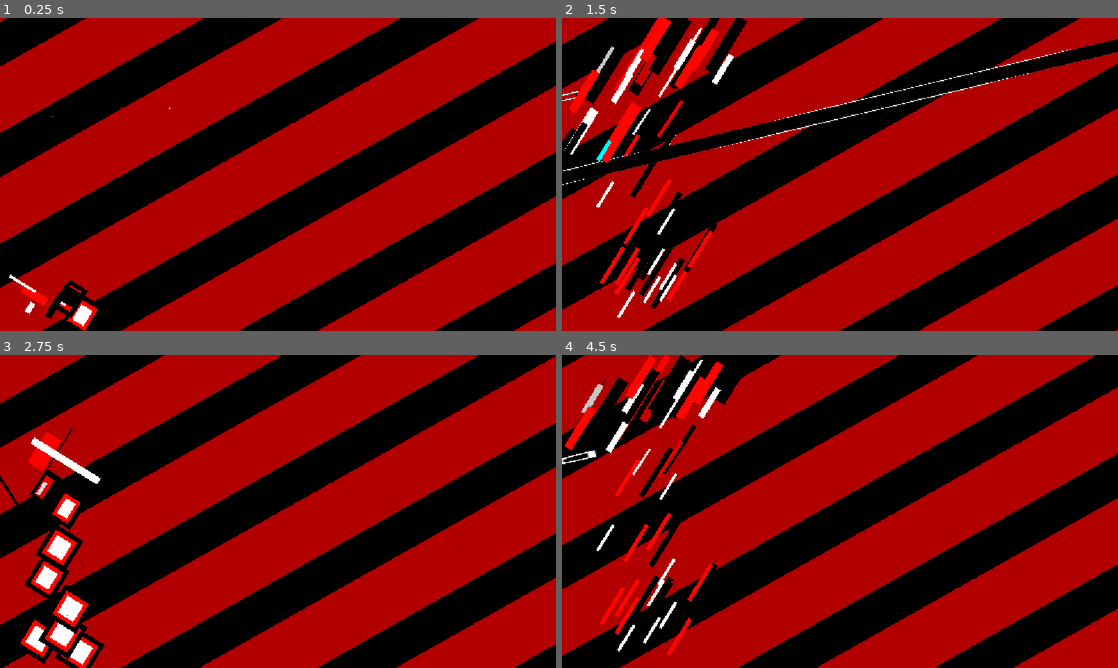
Above: before the commit, frames 1-4 (two rows, left to right).
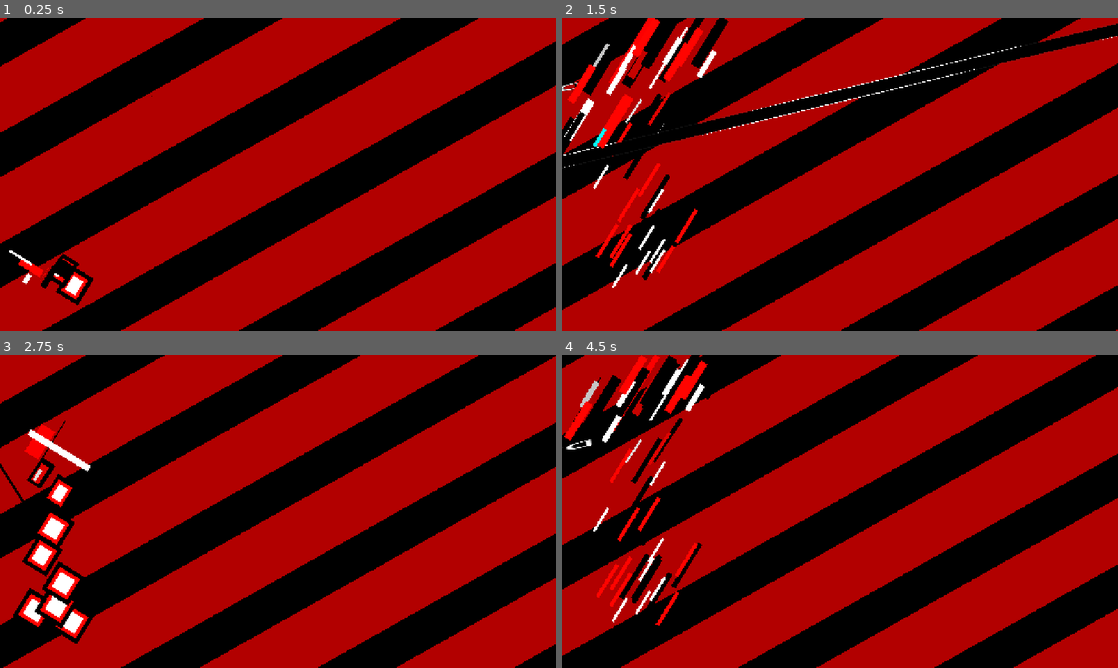
Above: after the commit, the same moments.

Repository: chesedcore/Daemon-ex-Machina
Game: Godot game, scene res://core/master.tscn
Same seed, same stepped clock (60 frames per second), same inputs: the game is played once before the commit and once after it.
Inputs (mouse positions are in pixels of both pictures, inside the frame that each line leads up to):
- Up to frame 1 (0.25 s): no input
- Up to frame 2 (1.5 s): move the mouse to (962, 158) at 0.52 s; tap Z (fly_in) at 0.6 s; click (962, 158) at 0.67 s; move the mouse to (728, 190) at 1.27 s; tap X (fly_out) at 1.35 s; click (728, 190) at 1.42 s
- Up to frame 3 (2.75 s): move the mouse to (333, 442) at 2.02 s; tap Z (fly_in) at 2.1 s; click (333, 442) at 2.17 s
- Up to frame 4 (4.5 s): move the mouse to (812, 574) at 2.77 s; tap X (fly_out) at 2.85, 4.35 s; click (812, 574) at 2.92 s; move the mouse to (1006, 558) at 3.52 s; tap Z (fly_in) at 3.6 s; click (1006, 558) at 3.67 s; move the mouse to (673, 464) at 4.27 s; click (673, 464) at 4.42 s

The runs differ from the first frame. In frame 1, 2.3% of the frame differs, in the area x 0-100%, y 0-100%; in frame 2, 14%; in frame 3, 6.2%; in frame 4, 7.4%.

Commit message:
changed resolution (and broke everything)

Diff:
--- a/daemon-ex-machina/core/master.tscn
+++ b/daemon-ex-machina/core/master.tscn
@@ -17,6 +17,8 @@
 anchor_bottom = 1.0
 grow_horizontal = 2
 grow_vertical = 2
+size_flags_horizontal = 3
+size_flags_vertical = 3
 
 [node name="MainMenu" parent="Game" instance=ExtResource("1_l4f7p")]
 layout_mode = 1
--- a/daemon-ex-machina/project.godot
+++ b/daemon-ex-machina/project.godot
@@ -10,7 +10,7 @@
 
 [application]
 
-config/name="DaemonExMachina"
+config/name="DaemonExeMachina"
 run/main_scene="uid://jp133k8cknyo"
 config/features=PackedStringArray("4.5", "Mobile")
 config/icon="res://icon.svg"
@@ -26,7 +26,10 @@
 
 [display]
 
+window/size/viewport_width=1280
+window/size/viewport_height=720
 window/stretch/mode="canvas_items"
+window/stretch/aspect="expand"
 
 [gui]
 
--- a/daemon-ex-machina/scenes/GameNode.tscn
+++ b/daemon-ex-machina/scenes/GameNode.tscn
@@ -20,7 +20,6 @@
 pivot_offset = Vector2(20, 20)
 color = Color(0, 0, 0, 1)
 script = ExtResource("1_n8tad")
-metadata/_custom_type_script = "uid://dx06tggmku35n"
 
 [node name="Cascade" type="Control" parent="."]
 layout_mode = 3
@@ -30,7 +29,6 @@
 begin_on_ready = true
 tween_in_time = 0.9
 stagger_time = 0.2
-metadata/_custom_type_script = "uid://dw42inhbwtavm"
 metadata/_edit_use_anchors_ = true
 
 [node name="FactionRect" type="ColorRect" parent="Cascade"]
@@ -43,7 +41,6 @@
 pivot_offset = Vector2(15, 15)
 color = Color(1, 0, 0, 1)
 script = ExtResource("1_n8tad")
-metadata/_custom_type_script = "uid://dx06tggmku35n"
 
 [node name="FunctionRect" type="ColorRect" parent="Cascade"]
 layout_mode = 0
@@ -54,4 +51,3 @@
 rotation = 0.7857007
 pivot_offset = Vector2(10, 10)
 script = ExtResource("1_n8tad")
-metadata/_custom_type_script = "uid://dx06tggmku35n"
--- a/daemon-ex-machina/scenes/credits.tscn
+++ b/daemon-ex-machina/scenes/credits.tscn
@@ -51,7 +51,6 @@
 begin_on_ready = true
 tween_in_time = 0.3
 stagger_time = 0.01
-metadata/_custom_type_script = "uid://dw42inhbwtavm"
 metadata/_edit_lock_ = true
 
 [node name="RandomShit54" type="ColorRect" parent="Cascade"]
@@ -459,29 +458,21 @@
 
 [node name="HorizontalLineRndmSht5" type="ColorRect" parent="Cascade"]
 layout_mode = 1
-anchors_preset = -1
-anchor_left = -0.009620097
-anchor_top = -0.1542983
-anchor_right = 0.15248434
-anchor_bottom = 1.1489373
-offset_right = 678.0781
-offset_bottom = -833.07526
+offset_left = 9.812742
+offset_top = -28.252842
+offset_right = 773.0514
+offset_bottom = -18.016363
 rotation = 1.2980464
 color = Color(0.9882353, 0, 0, 1)
-metadata/_edit_use_anchors_ = true
 
 [node name="HorizontalLineRndmSht6" type="ColorRect" parent="Cascade"]
 material = SubResource("ShaderMaterial_wu84c")
 layout_mode = 1
-anchors_preset = -1
-anchor_left = -0.009620097
-anchor_top = -0.1542983
-anchor_right = 0.15248434
-anchor_bottom = 1.1489373
-offset_right = 678.0781
-offset_bottom = -833.07526
+offset_left = 16.786255
+offset_top = -4.6954684
+offset_right = 694.8644
+offset_bottom = 6.442513
 rotation = 1.2980464
-metadata/_edit_use_anchors_ = true
 
 [node name="RandomShit84" type="ColorRect" parent="Cascade"]
 layout_mode = 0
@@ -679,33 +670,21 @@
 
 [node name="HorizontalLineRndmSht8" type="ColorRect" parent="Cascade"]
 layout_mode = 1
-anchors_preset = -1
-anchor_left = -0.009620097
-anchor_top = -0.1542983
-anchor_right = 0.15248434
-anchor_bottom = 1.1489373
-offset_left = 1056.073
-offset_top = -13.50177
-offset_right = 1734.1511
-offset_bottom = -846.577
+offset_left = 1038.374
+offset_top = -86.20726
+offset_right = 1859.6147
+offset_bottom = -72.81804
 rotation = 1.7651002
 color = Color(0.9882353, 0, 0, 1)
-metadata/_edit_use_anchors_ = true
 
 [node name="HorizontalLineRndmSht9" type="ColorRect" parent="Cascade"]
 material = SubResource("ShaderMaterial_wu84c")
 layout_mode = 1
-anchors_preset = -1
-anchor_left = -0.009620097
-anchor_top = -0.1542983
-anchor_right = 0.15248434
-anchor_bottom = 1.1489373
-offset_left = 1056.073
-offset_top = -13.50177
-offset_right = 1734.1511
-offset_bottom = -846.577
+offset_left = 1047.0
+offset_top = -129.0
+offset_right = 1911.8225
+offset_bottom = -114.87024
 rotation = 1.7651002
-metadata/_edit_use_anchors_ = true
 
 [node name="RandomShit102" type="ColorRect" parent="Cascade"]
 layout_mode = 0
--- a/daemon-ex-machina/scenes/main_menu.tscn
+++ b/daemon-ex-machina/scenes/main_menu.tscn
@@ -72,7 +72,6 @@
 cascade_one = NodePath("MenuShit/Cascade1")
 cascade_two = NodePath("MenuShit/Cascade2")
 menu = NodePath("MenuShit")
-metadata/_edit_lock_ = true
 
 [node name="ColorRect" type="ColorRect" parent="."]
 z_index = -10
@@ -83,7 +82,6 @@
 anchor_bottom = 1.0
 grow_horizontal = 2
 grow_vertical = 2
-metadata/_edit_lock_ = true
 
 [node name="MenuShit" type="Control" parent="." node_paths=PackedStringArray("cascade_one", "cascade_two", "extras_dock")]
 layout_mode = 1
@@ -96,7 +94,6 @@
 cascade_one = NodePath("Cascade1")
 cascade_two = NodePath("Cascade2")
 extras_dock = NodePath("Extra")
-metadata/_edit_lock_ = true
 
 [node name="Cascade1" type="Control" parent="MenuShit"]
 layout_mode = 1
@@ -109,8 +106,6 @@
 cascade_type = 2
 begin_on_ready = true
 stagger_time = 0.02
-metadata/_custom_type_script = "uid://dw42inhbwtavm"
-metadata/_edit_lock_ = true
 
 [node name="RandomShit21" type="ColorRect" parent="MenuShit/Cascade1"]
 layout_mode = 0
@@ -516,28 +511,22 @@
 color = Color(0, 0, 0, 1)
 
 [node name="HorizontalLineRndmSht2" type="ColorRect" parent="MenuShit/Cascade1"]
-layout_mode = 0
-anchor_left = -0.009620097
-anchor_top = -0.1542983
-anchor_right = 0.15248434
-anchor_bottom = 1.1489373
-offset_right = 678.0781
-offset_bottom = -833.07526
+layout_mode = 1
+offset_left = -1.8999821
+offset_top = -48.561287
+offset_right = 801.16125
+offset_bottom = -40.426765
 rotation = 1.3399616
 color = Color(0.9882353, 0, 0, 1)
-metadata/_edit_use_anchors_ = true
 
 [node name="HorizontalLineRndmSht3" type="ColorRect" parent="MenuShit/Cascade1"]
 material = SubResource("ShaderMaterial_wu84c")
-layout_mode = 0
-anchor_left = -0.009620097
-anchor_top = -0.1542983
-anchor_right = 0.15248434
-anchor_bottom = 1.1489373
-offset_right = 678.0781
-offset_bottom = -833.07526
+layout_mode = 1
+offset_left = -7.4973035
+offset_top = -63.21779
+offset_right = 799.6072
+offset_bottom = -56.052624
 rotation = 1.3399616
-metadata/_edit_use_anchors_ = true
 
 [node name="RandomShit12" type="ColorRect" parent="MenuShit/Cascade1"]
 z_index = 3
@@ -706,7 +695,6 @@
 exclude_these_nodes = [NodePath("FocusRect3"), NodePath("PulsingRectOutline3"), NodePath("PulsingRectLayer7"), NodePath …(431 unchanged characters)…
 cascade_type = 2
 stagger_time = 0.02
-metadata/_custom_type_script = "uid://dw42inhbwtavm"
 metadata/_edit_lock_ = true
 
 [node name="START GAME" type="RichTextLabel" parent="MenuShit/Cascade2"]
--- a/daemon-ex-machina/scripts/main_menu.gd
+++ b/daemon-ex-machina/scripts/main_menu.gd
@@ -3,7 +3,6 @@
 @export var cascade_one: Cascade
 @export var cascade_two: ButtonHandler
 @export var menu: MenuButtons
-
 
 func _input(_event: InputEvent) -> void:
 	if Input.is_action_just_pressed("fly_in"):
Not shown: 1 places in daemon-ex-machina/scenes/GameNode.tscn that only renumber resources
Not shown: 1 places in daemon-ex-machina/scenes/credits.tscn that only renumber resources
Not shown: 1 places in daemon-ex-machina/scenes/main_menu.tscn that only renumber resources
Not shown: 1 places in daemon-ex-machina/scenes/stage.tscn that only renumber resources
